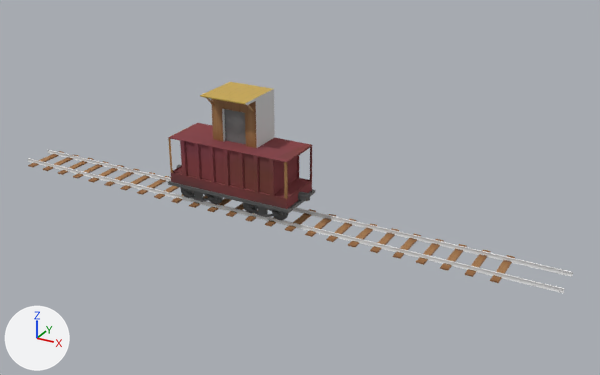
A saved change to the Blender file assets/TrainTemplate.blend.
Both versions are drawn from a camera (50 mm lens) standing at (16.7, -25.5, 12.4) and looking at (2.5, 0.3, -0.6). Every picture has the same lights, and +X, +Y and +Z are marked at lower left.

Objects in the first picture: 'Cube.001', 'Cube.002', 'Cylinder', 'TrainCar.001', 'WheelConnectorL', 'WheelConnectorL.001'.
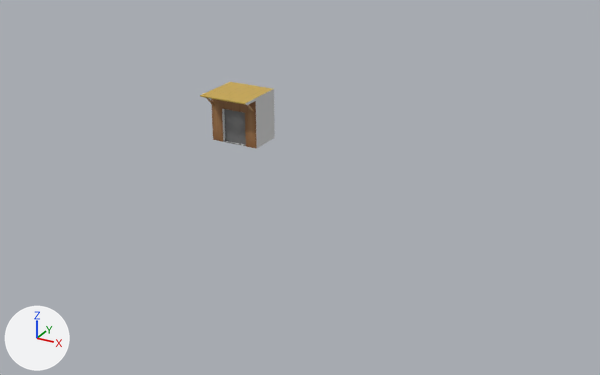
Patch to the scene script:
```diff
--- a/assets/TrainTemplate.blend.py
+++ b/assets/TrainTemplate.blend.py
@@ ob_traincar_001 @@
 ob_traincar_001.location = (0.0, 0.0, 0.0)
+ob_traincar_001.hide_set(True)  # its collection is switched off
@@ ob_wheelconnectorl @@
 ob_wheelconnectorl.scale = (0.18, 0.05, 0.3)
+ob_wheelconnectorl.hide_set(True)  # its collection is switched off
@@ ob_wheelconnectorl_001 @@
 ob_wheelconnectorl_001.scale = (0.18, 0.05, 0.3)
+ob_wheelconnectorl_001.hide_set(True)  # its collection is switched off
@@ ob_cube_001 @@
 _m = ob_cube_001.modifiers.new('Mirror', 'MIRROR')
 _m.use_axis = (False, True, False)
+ob_cube_001.hide_set(True)  # its collection is switched off
@@ ob_cube_002 @@
 _m = ob_cube_002.modifiers.new('Array', 'ARRAY')
 _m.relative_offset_displace = (-2.3, 0.0, 0.0)
+ob_cube_002.hide_set(True)  # its collection is switched off
```

What differs and where, as boxes (x1, y1, x2, y2) in the pictures (600 x 375 px):
'TrainCar.001', hidden (brown)
    before: (168, 123, 312, 209)
'Cube.001', hidden
    before: (28, 150, 573, 293)
'Cube.002', hidden (brown)
    before: (28, 151, 515, 283)
'WheelConnectorL', hidden
    before: (168, 181, 315, 220)
'WheelConnectorL.001', hidden
    before: (177, 165, 310, 201)
